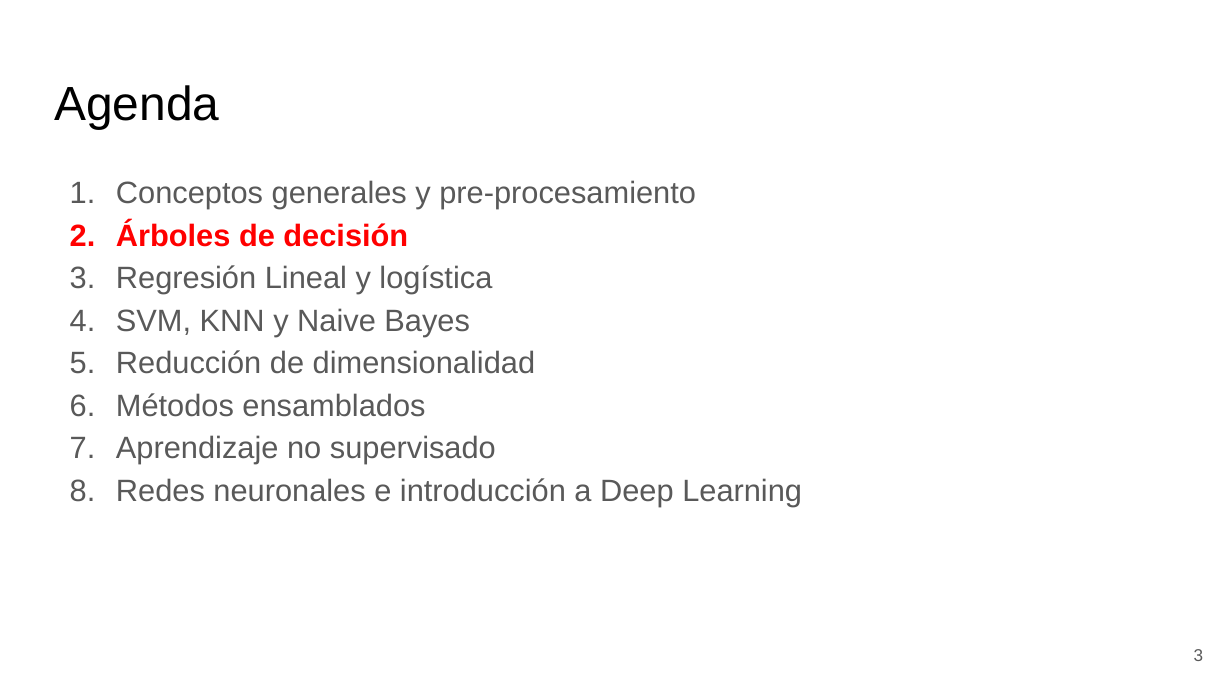
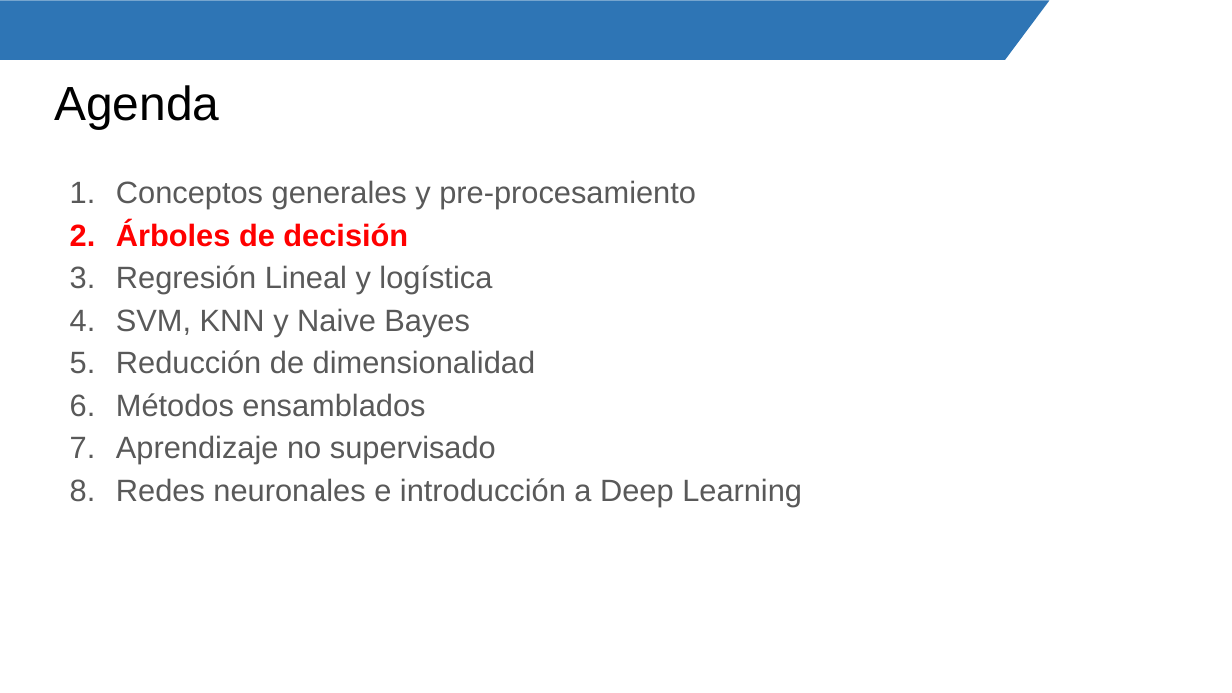
Before and after one commit to Mily3000/Diplomatura-de-Especializacion-en-Desarrollo-de-Aplicaciones-con-IA, a slide deck: slide 3 of Fundamentos de Machine Learning/2. Árboles de decisión.pptx. Drawn at 1232x693 pixels with LibreOffice and Linux fonts; fonts in the diff are those of the drawing; background and template pictures are left out. Boxes give left, top, right and bottom in pixels: in the first picture for what was removed or moved away, otherwise in the second. Text is boxed around its words. In the diff, an @@ line names an element or a change of style, - is before the commit and + after.

```diff
--- a/Fundamentos de Machine Learning/2. Árboles de decisión.pptx
+++ b/Fundamentos de Machine Learning/2. Árboles de decisión.pptx
@@ trapezoid added at box(0, 0, 1050, 59), fill #2E75B5 @@
@@ page number removed at box(1194, 649, 1204, 661) @@
-3
```
Also in this commit, not shown: 41 other slides changed, 2 slides added, 1 slide removed, 3 other files.
